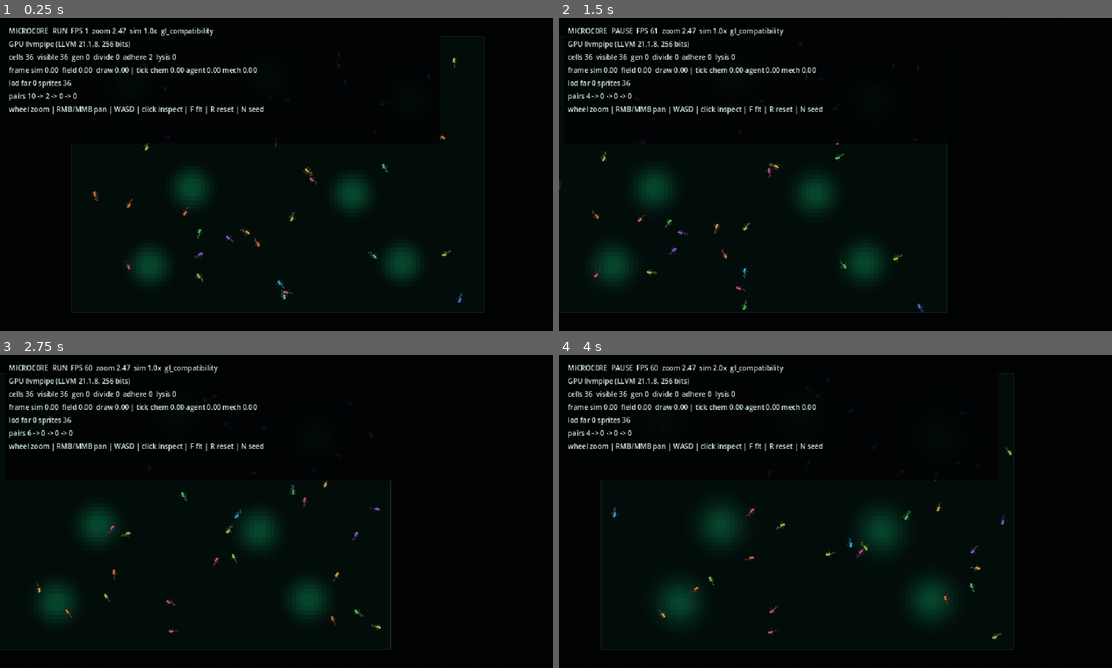
Above: before the commit, frames 1-4 (two rows, left to right).
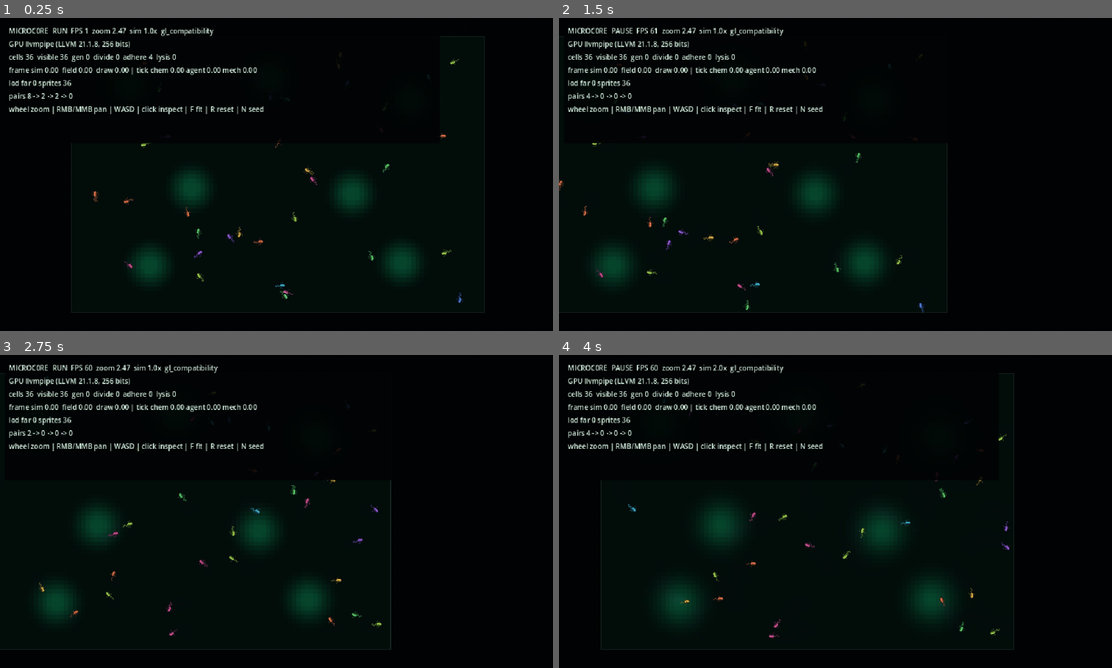
Above: after the commit, the same moments.

Repository: Rzbck/MicroC0re
Game: Godot game, scene res://src/app/main.tscn
Same seed, same stepped clock (60 frames per second), same inputs: the game is played once before the commit and once after it.
Inputs (mouse positions are in pixels of both pictures, inside the frame that each line leads up to):
- Up to frame 1 (0.25 s): no input
- Up to frame 2 (1.5 s): tap Enter at 0.5 s; move the mouse to (957, 158) at 0.52 s; hold D 0.53-1.25 s; tap F at 0.6 s; click (957, 158) at 0.67 s; tap Space at 0.77 s; drag from (724, 190) to (807, 237) at 1.27 s
- Up to frame 3 (2.75 s): tap Space at 2 s; move the mouse to (331, 442) at 2.02 s; hold D from 2.03 s (still down); tap N at 2.1 s
- Up to frame 4 (4 s): release D at 2.75 s; drag from (807, 574) to (669, 464) at 2.77 s; move the mouse to (1001, 558) at 3.52 s; hold A from 3.53 s (still down); tap 2 at 3.6 s; tap Space at 3.77 s

The runs differ from the first frame. In frame 1, 0.6% of the frame differs, in the area x 4-84%, y 11-92%; in frame 2, 0.6%; in frame 3, 0.6%; in frame 4, 0.7%, in the area x 9-82%, y 17-92%.

Commit message:
sim: seed distinct amoeboid predators into the ecosystem

Diff:
--- a/src/simulation/petri_simulation.gd
+++ b/src/simulation/petri_simulation.gd
@@ -3,6 +3,7 @@
 
 const ScalarFieldScript = preload("res://src/simulation/scalar_field.gd")
 const BacteriumScript = preload("res://src/simulation/bacterium.gd")
+const ProtozoanScript = preload("res://src/simulation/protozoan.gd")
 
 const FIELD_WIDTH := 96
 const FIELD_HEIGHT := 64
@@ -27,6 +28,7 @@
 var nutrient: Variant
 var waste: Variant
 var bacteria: Array = []
+var protozoa: Array = []
 var _population_buffer: Array = []
 var nutrient_sources: Array[Vector2] = []
 
@@ -94,6 +96,15 @@
 var adhesion_pull: float = 0.17
 var adhesion_memory: float = 0.22
 
+# Amoeboid/protist ecology. This is intentionally a distinct organism class:
+# bacteria do not magically fuse into blobs. The larger cell deforms, hunts,
+# and visibly engulfs bacterial prey over time.
+var protozoan_speed: float = 5.4
+var protozoan_perception: float = 28.0
+var protozoan_engulf_distance: float = 4.2
+var protozoan_engulf_duration: float = 1.35
+var protozoan_maintenance: float = 0.018
+
 
 func _init(seed_value: int = 1) -> void:
 	fixed_seed = seed_value
@@ -107,6 +118,7 @@
 
 func seed_demo(count: int = 36) -> void:
 	bacteria.clear()
+	protozoa.clear()
 	_population_buffer.clear()
 	simulation_time = 0.0
 	_chemistry_accumulator = 0.0
@@ -133,6 +145,23 @@
 		cell.length = minimum_length * float(cell.gene_size) * rng.randf_range(0.96, 1.08)
 		cell.sensed_memory = nutrient.sample_world(position)
 		bacteria.append(cell)
+
+	# A few large amoeboid predators make the ecology observable immediately:
+	# they chase nearby bacteria and engulf them with a staged deformation.
+	for proto_index in range(3):
+		var proto_margin: float = 14.0
+		var proto_position := Vector2(
+			rng.randf_range(proto_margin, world_size.x - proto_margin),
+			rng.randf_range(proto_margin, world_size.y - proto_margin)
+		)
+		var proto: Variant = ProtozoanScript.new(
+			_allocate_id(),
+			proto_position,
+			rng.randf_range(-PI, PI),
+			rng.randf_range(0.0, TAU)
+		)
+		proto.lineage_hue = wrapf(0.48 + float(proto_index) * 0.055, 0.0, 1.0)
+		protozoa.append(proto)
 
 	_resolve_all_contacts()
 
